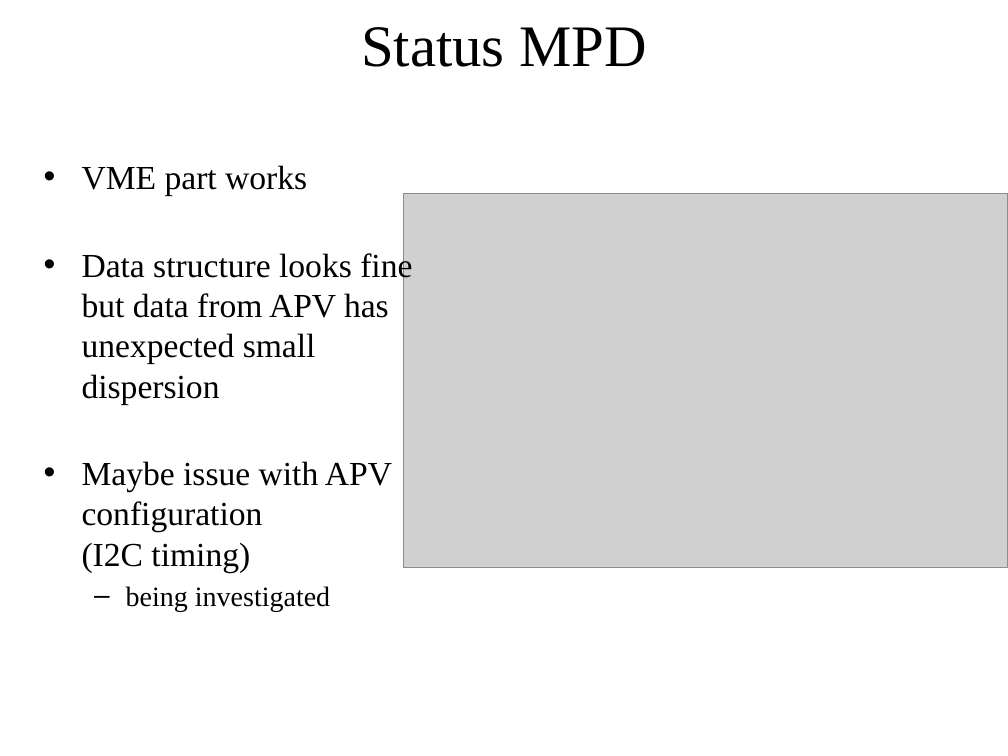
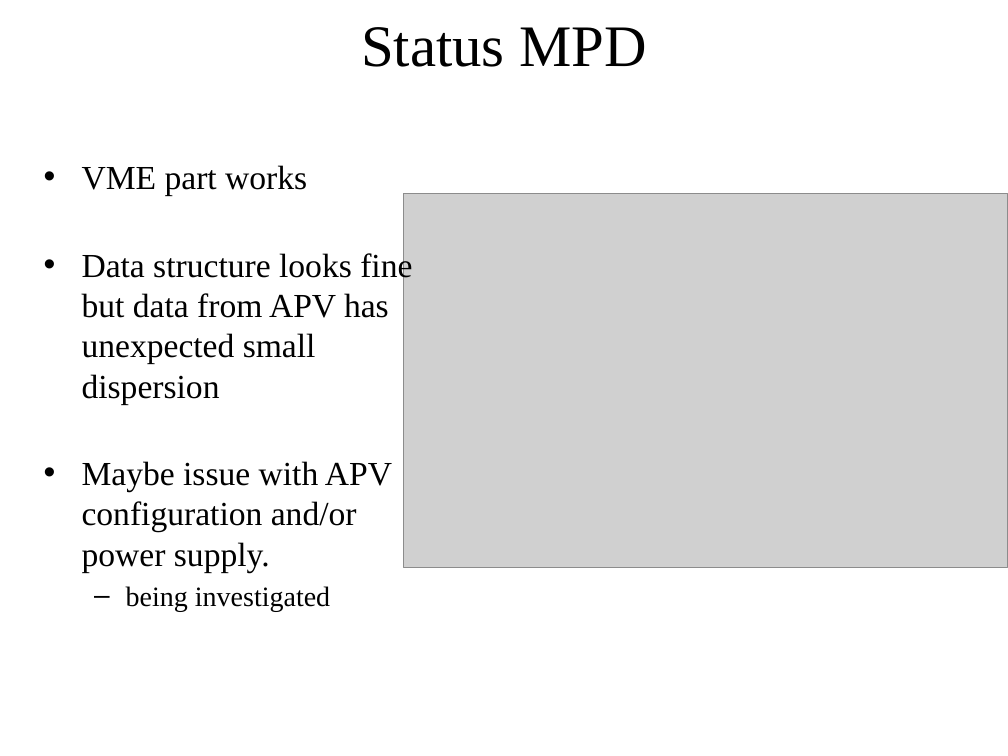
Before and after one commit to bmoffit/sbsdaq, a slide deck: slide 17 of 2015_DOE_Review/SuperBigBite DAQ update.pptx (slide 14 before the commit). Drawn at 1008x756 pixels with LibreOffice and Linux fonts; fonts in the diff are those of the drawing; grey boxes stand for pictures; background and template pictures are left out. Boxes give left, top, right and bottom in pixels: in the first picture for what was removed or moved away, otherwise in the second. Text is boxed around its words. In the diff, an @@ line names an element or a change of style, - is before the commit and + after.

```diff
--- a/2015_DOE_Review/SuperBigBite DAQ update.pptx
+++ b/2015_DOE_Review/SuperBigBite DAQ update.pptx
@@ text at <box>82,461,392,572</box>: text changed @@
-• Maybe issue with APV configuration
-  (I2C timing)
+• Maybe issue with APV configuration and/or power supply.
```
Also in this commit, not shown: 1 other slide changed, 3 slides added.
